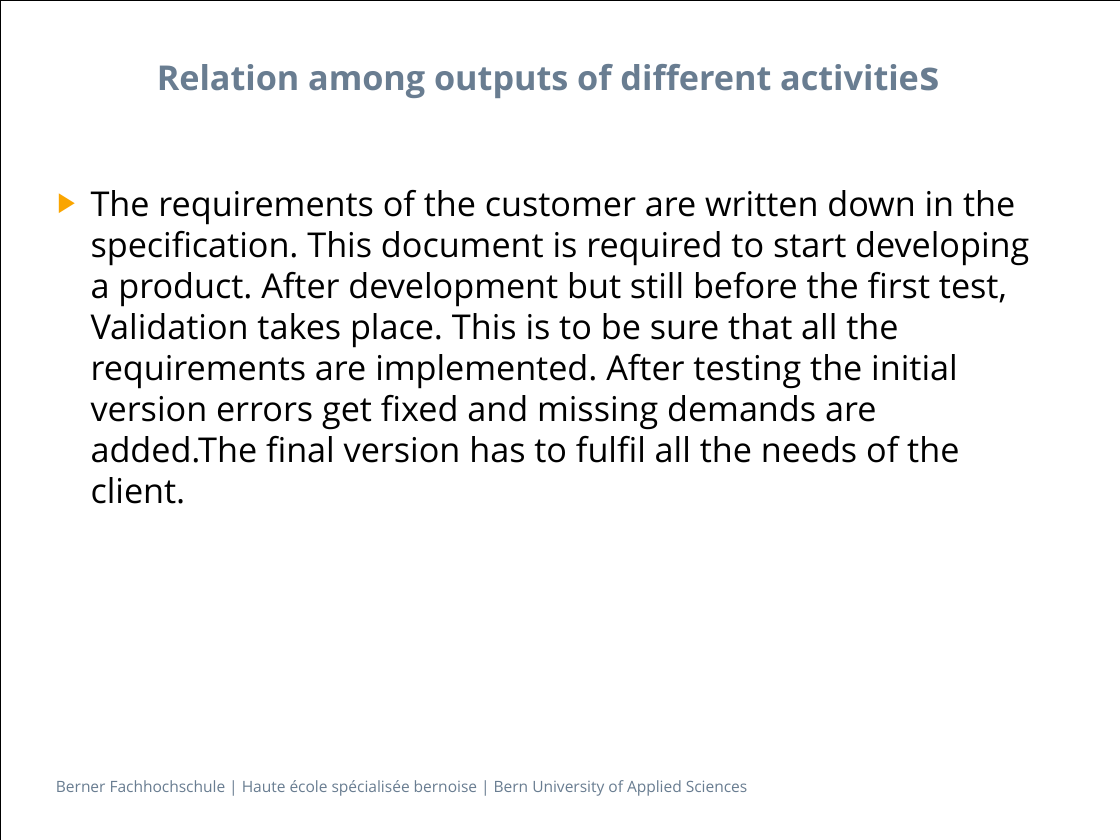
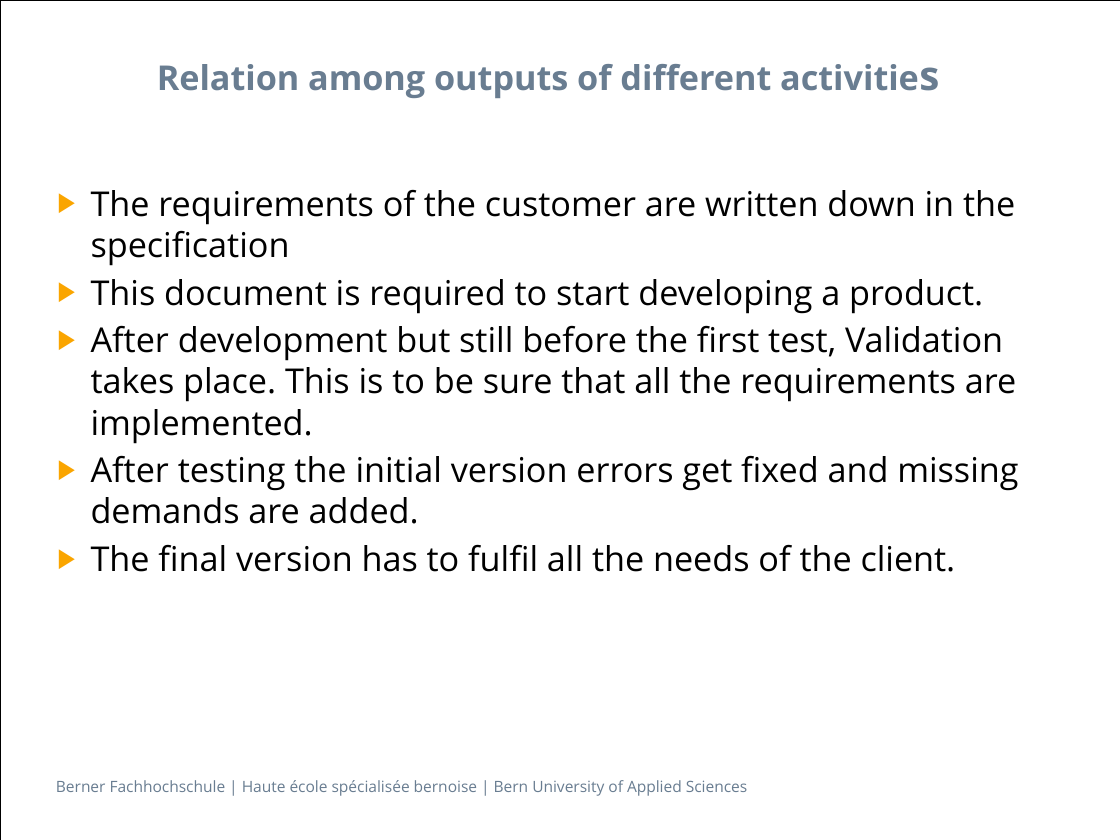
Before and after one commit to wissi1/ch.bfh.btx8081.w2013.red, a slide deck: slide 6 of ch.bfh.btx8081.w2013.red/doc/PraesentationSETaskII_BFH_2013.pptx. Drawn at 1120x840 pixels with LibreOffice and Linux fonts; fonts in the diff are those of the drawing. Boxes give left, top, right and bottom in pixels: in the first picture for what was removed or moved away, otherwise in the second. Text is boxed around its words. In the diff, an @@ line names an element or a change of style, - is before the commit and + after.

```diff
--- a/ch.bfh.btx8081.w2013.red/doc/PraesentationSETaskII_BFH_2013.pptx
+++ b/ch.bfh.btx8081.w2013.red/doc/PraesentationSETaskII_BFH_2013.pptx
@@ text at <box>91,190,1018,572</box>: text changed @@
-▶ The requirements of the customer are written down in the specification. This document is required to start developing a product. After development but still before the first test, Validation takes place. This is to be sure that all the requirements are implemented. After testing the initial version errors get fixed and missing demands are added.The final version has to fulfil all the needs of the client.
+▶ The requirements of the customer are written down in the specification
+▶ This document is required to start developing a product.
+▶ After development but still before the first test, Validation takes place. This is to be sure that all the requirements are implemented.
+▶ After testing the initial version errors get fixed and missing demands are added.
+▶ The final version has to fulfil all the needs of the client.
```
Also in this commit, not shown: 3 other slides changed.
